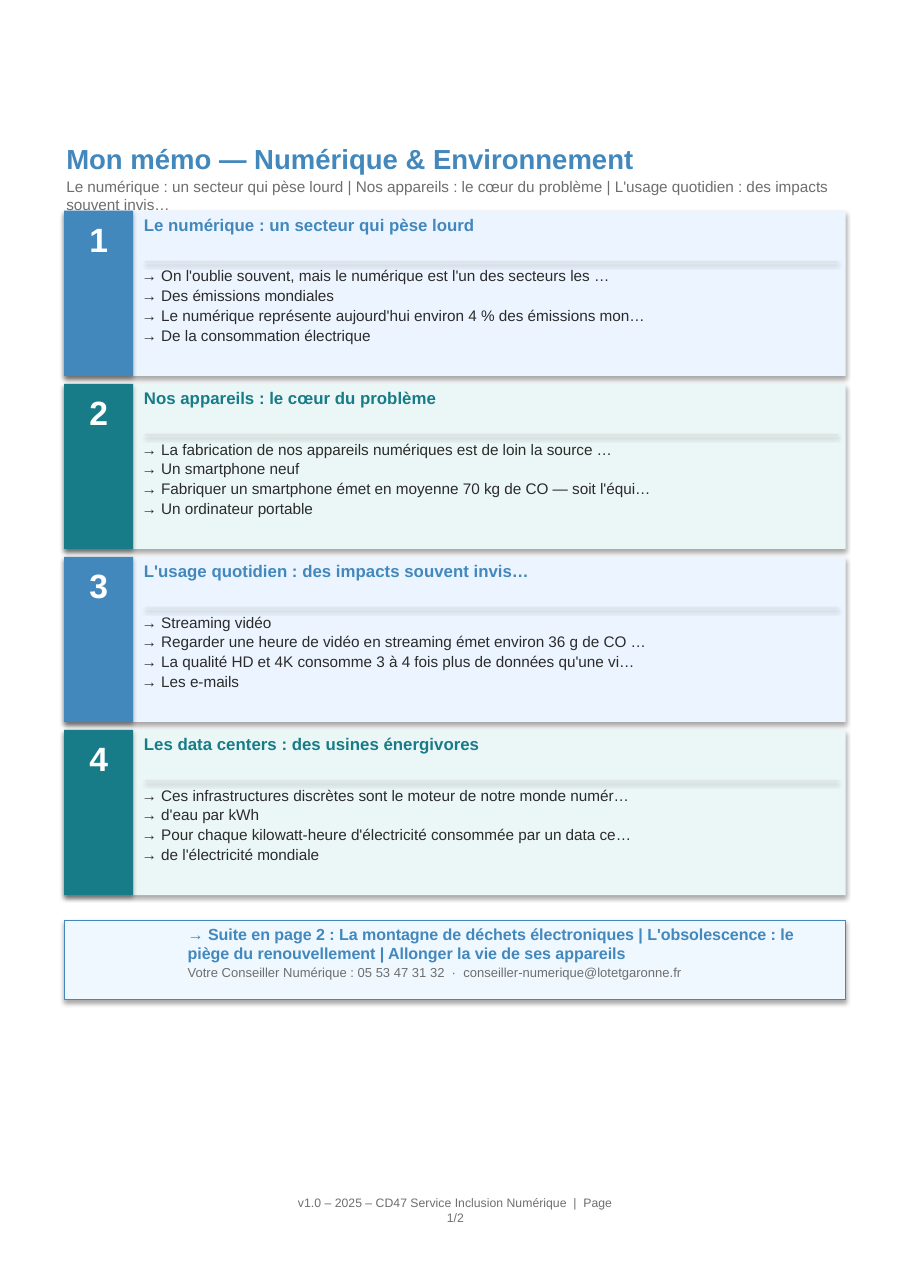
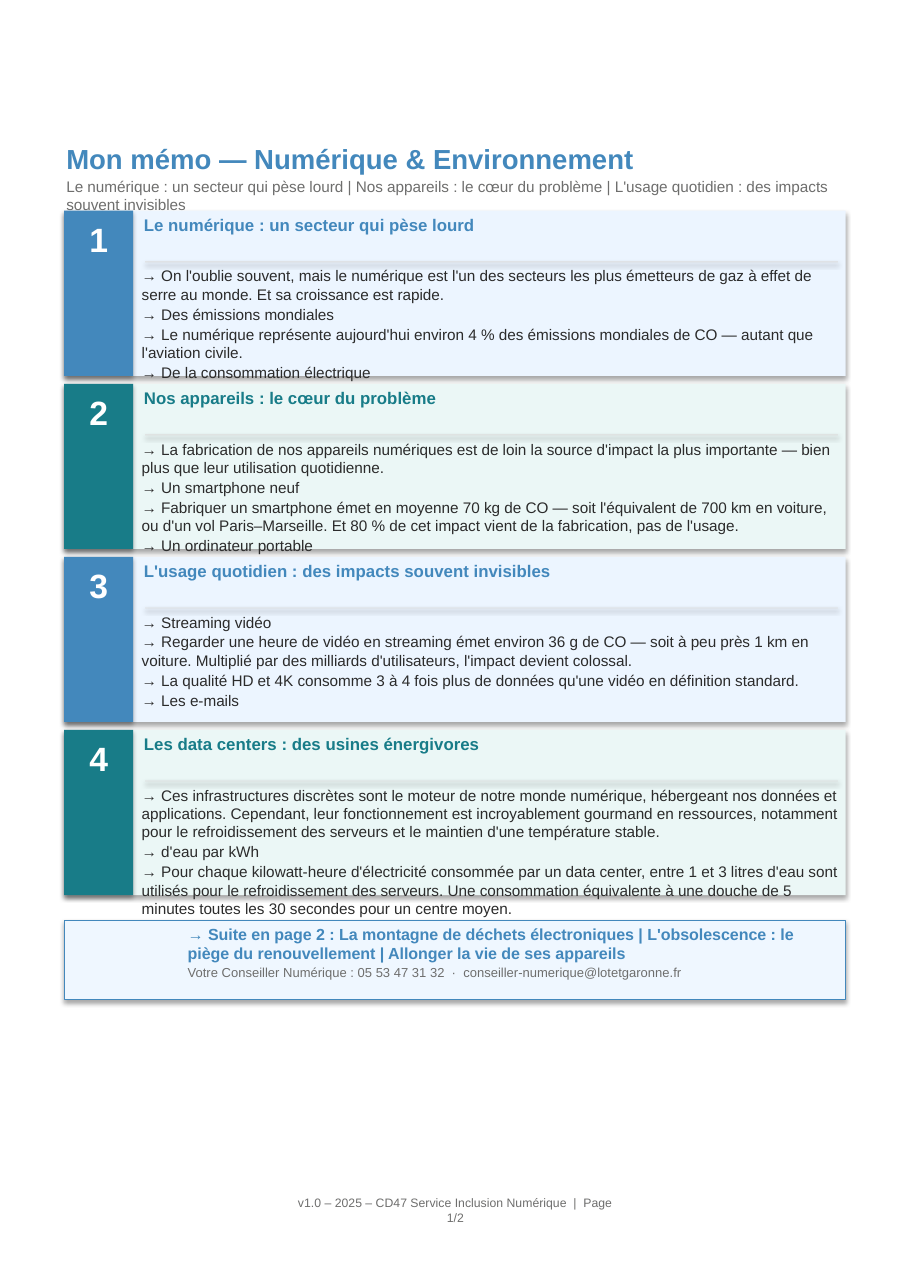
Before and after one commit to maswaddpt47-cmyk/REP_PEDA, a slide deck: slide 1 of assets/memos/E6-memo.pptx. Drawn at 910x1288 pixels with LibreOffice and Linux fonts; fonts in the diff are those of the drawing. Boxes give left, top, right and bottom in pixels: in the first picture for what was removed or moved away, otherwise in the second. Text is boxed around its words. In the diff, an @@ line names an element or a change of style, - is before the commit and + after.

```diff
--- a/assets/memos/E6-memo.pptx
+++ b/assets/memos/E6-memo.pptx
@@ text at (66,180,828,214): text changed @@
-Le numérique : un secteur qui pèse lourd | Nos appareils : le cœur du problème | L'usage quotidien : des impacts souvent invis…
+Le numérique : un secteur qui pèse lourd | Nos appareils : le cœur du problème | L'usage quotidien : des impacts souvent invisibles
@@ text at (142,269,812,303): text changed @@
-→ On l'oublie souvent, mais le numérique est l'un des secteurs les …
+→ On l'oublie souvent, mais le numérique est l'un des secteurs les plus émetteurs de gaz à effet de serre au monde. Et sa croissance est rapide.
@@ text at (142,328,813,358): text changed @@
-→ Le numérique représente aujourd'hui environ 4 % des émissions mon…
+→ Le numérique représente aujourd'hui environ 4 % des émissions mondiales de CO — autant que l'aviation civile.
@@ text at (142,443,830,476): text changed @@
-→ La fabrication de nos appareils numériques est de loin la source …
+→ La fabrication de nos appareils numériques est de loin la source d'impact la plus importante — bien plus que leur utilisation quotidienne.
@@ text at (142,501,827,534): text changed @@
-→ Fabriquer un smartphone émet en moyenne 70 kg de CO — soit l'équi…
+→ Fabriquer un smartphone émet en moyenne 70 kg de CO — soit l'équivalent de 700 km en voiture, ou d'un vol Paris–Marseille. Et 80 % de cet impact vient de la fabrication, pas de l'usage.
@@ text at (144,565,551,581): text changed @@
-L'usage quotidien : des impacts souvent invis…
+L'usage quotidien : des impacts souvent invisibles
@@ text at (142,635,809,689): text changed @@
-→ Regarder une heure de vidéo en streaming émet environ 36 g de CO …
-→ La qualité HD et 4K consomme 3 à 4 fois plus de données qu'une vi…
+→ Regarder une heure de vidéo en streaming émet environ 36 g de CO — soit à peu près 1 km en voiture. Multiplié par des milliards d'utilisateurs, l'impact devient colossal.
+→ La qualité HD et 4K consomme 3 à 4 fois plus de données qu'une vidéo en définition standard.
@@ text at (142,789,837,840): text changed @@
-→ Ces infrastructures discrètes sont le moteur de notre monde numér…
+→ Ces infrastructures discrètes sont le moteur de notre monde numérique, hébergeant nos données et applications. Cependant, leur fonctionnement est incroyablement gourmand en ressources, notamment pour le refroidissement des serveurs et le maintien d'une température stable.
@@ text at (142,865,837,917): text changed @@
-→ Pour chaque kilowatt-heure d'électricité consommée par un data ce…
+→ Pour chaque kilowatt-heure d'électricité consommée par un data center, entre 1 et 3 litres d'eau sont utilisés pour le refroidissement des serveurs. Une consommation équivalente à une douche de 5 minutes toutes les 30 secondes pour un centre moyen.
```
Also in this commit, not shown: 1 other slide changed, 20 other files.
